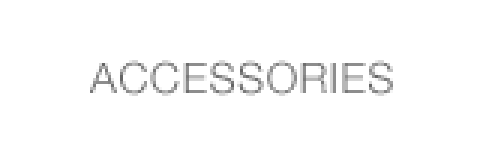
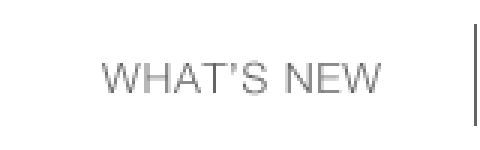
Layers edited between the first and the second 480 × 150 image:
hid "ACCESSORIES" over [90, 60, 393, 96]
renamed "WHAT’NEW" to "WHAT’S NEW", showed it, painted on it over [102, 60, 381, 96]
showed "Layer 1" over [474, 24, 477, 126]
